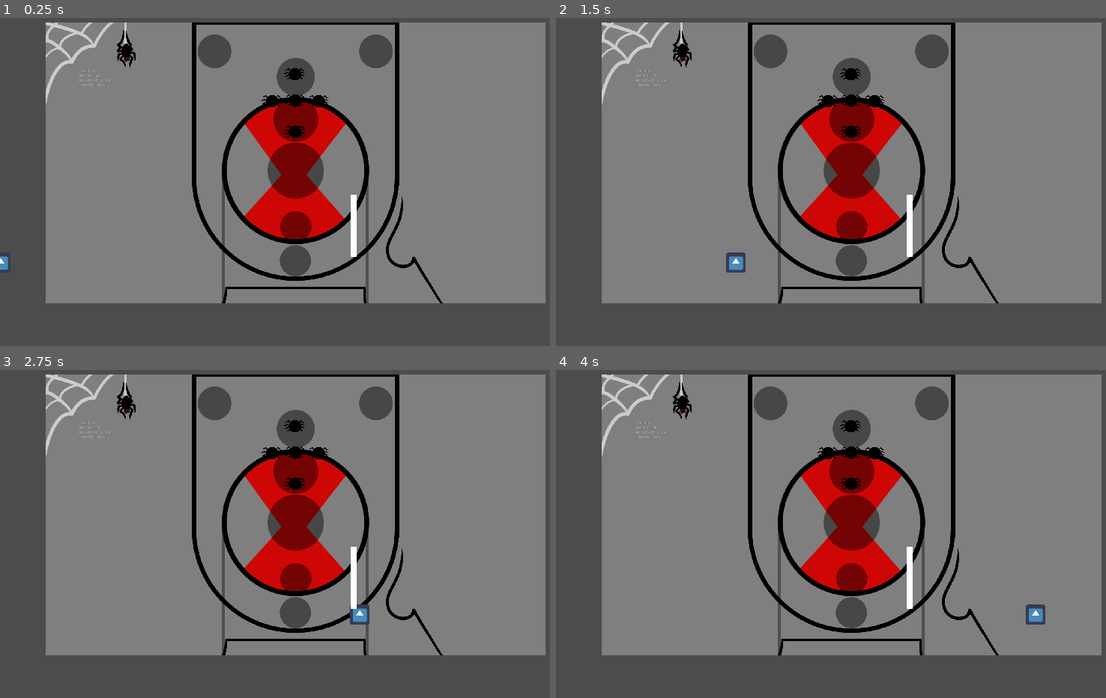
Above: before the commit, frames 1-4 (two rows, left to right).
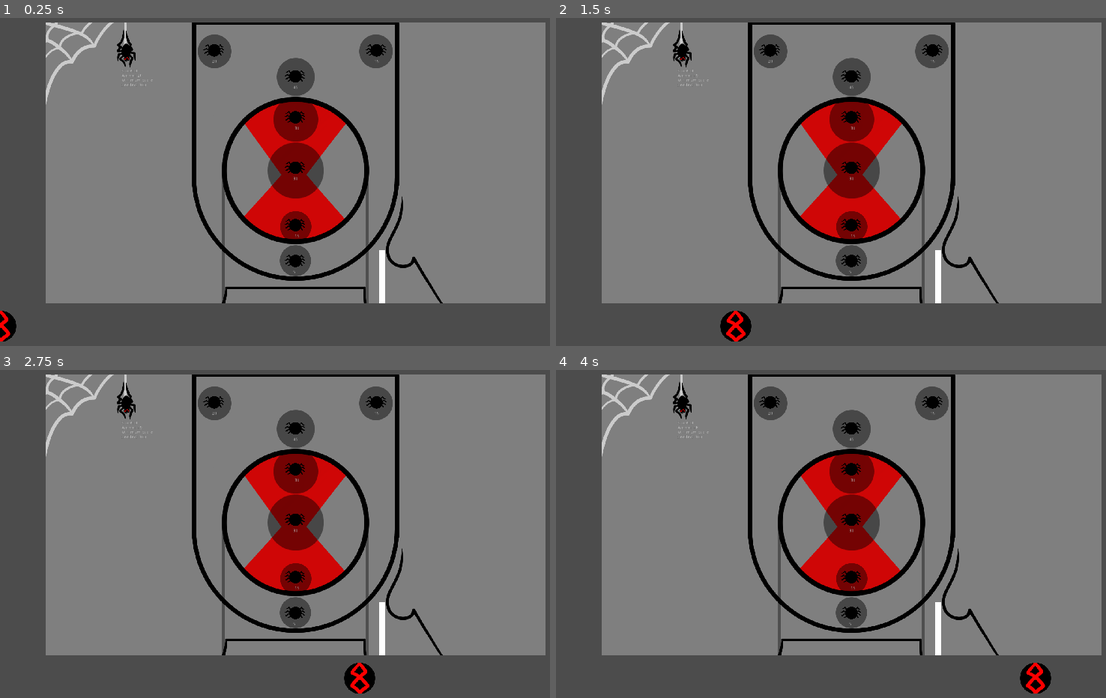
Above: after the commit, the same moments.

Repository: yimmit303/Creepy_Clown_Carnival
Game: Godot game, scene res://Minigames/Skeeball Game/Skeeball Game.tscn
The game is run twice, just before and just after one commit, with the same random seed, the same clock (stepped at 60 frames per second) and the same inputs. This scene is started directly instead of the project's main scene. The engine's default icon, where the game draws it, is replaced by a stand-in: a white triangle on a blue panel in a dark square.
Inputs (mouse positions are in pixels of both pictures, inside the frame that each line leads up to):
- Up to frame 1 (0.25 s): no input
- Up to frame 2 (1.5 s): tap Enter at 0.5 s; move the mouse to (660, 77) at 0.52 s; hold D (move_right) 0.53-1.28 s; tap E (select) at 0.6, 1.35 s; click (660, 77) at 0.67 s; tap Space (move_jump) at 0.77, 1.25 s; move the mouse to (737, 195) at 1.27 s; hold S (move_back) from 1.28 s (still down)
- Up to frame 3 (2.75 s): tap Space (move_jump) at 1.52 s; tap Enter at 2 s; move the mouse to (357, 455) at 2.02 s; release S (move_back) at 2.03 s; hold D (move_right) from 2.03 s (still down); tap E (select) at 2.1 s
- Up to frame 4 (4 s): tap Space (move_jump) at 2.75, 3.02, 3.77 s; move the mouse to (825, 599) at 2.77 s; release D (move_right) at 2.78 s; hold W (move_forward) 2.78-3.53 s; tap E (select) at 2.85, 3.6 s; click (825, 599) at 2.92 s; tap Enter at 3.5 s; move the mouse to (1034, 579) at 3.52 s; hold A (move_left) from 3.53 s (still down)

The runs differ from the first frame. In frame 1, 1.6% of the frame differs, in the area x 0-71%, y 7-99%; in frame 2, 1.9%; in frame 3, 1.9%; in frame 4, 1.9%, in the area x 14-91%, y 7-99%.

Commit message:
finished skeeball

Diff:
--- a/Minigames/Skeeball Game/Skeeball Game.tscn
+++ b/Minigames/Skeeball Game/Skeeball Game.tscn
@@ -6,7 +6,7 @@
 [ext_resource path="res://Minigames/Skeeball Game/ProgressBar.gd" type="Script" id=4]
 [ext_resource path="res://Minigames/Effects/one.png" type="Texture" id=5]
 [ext_resource path="res://Minigames/Effects/Scoreboard.tscn" type="PackedScene" id=6]
-[ext_resource path="res://Main_Level/Sounds/Carnival_Theme.ogg" type="AudioStream" id=7]
+[ext_resource path="res://Minigames/Skeeball Game/Sounds/Skeeball.ogg" type="AudioStream" id=7]
 [ext_resource path="res://Minigames/Effects/WinScreen.tscn" type="PackedScene" id=8]
 [ext_resource path="res://Minigames/Effects/LoseScreen.tscn" type="PackedScene" id=9]
 
@@ -17,14 +17,14 @@
 position = Vector2( 946.288, 487.72 )
 
 [node name="Skeeball_Spawner" parent="." instance=ExtResource( 2 )]
-position = Vector2( 945.167, 808.381 )
+position = Vector2( 945.167, 1011.71 )
 
 [node name="ProgressBar" type="TextureProgress" parent="."]
-margin_left = 1122.99
-margin_top = 590.489
-margin_right = 1123.99
-margin_bottom = 591.489
-rect_scale = Vector2( 20, 200 )
+margin_left = 1214.25
+margin_top = 767.604
+margin_right = 1215.25
+margin_bottom = 768.604
+rect_scale = Vector2( 20, 170 )
 texture_under = ExtResource( 5 )
 texture_progress = ExtResource( 5 )
 fill_mode = 3
@@ -38,6 +38,8 @@
 stream = ExtResource( 7 )
 
 [node name="Scoreboard" parent="." instance=ExtResource( 6 )]
+margin_left = 388.843
+margin_right = 545.843
 
 [node name="LoseScreen" parent="." instance=ExtResource( 9 )]
 position = Vector2( 951.425, 470.679 )
--- a/Minigames/Skeeball Game/Skeeball.tscn
+++ b/Minigames/Skeeball Game/Skeeball.tscn
@@ -1,6 +1,6 @@
 [gd_scene load_steps=4 format=2]
 
-[ext_resource path="res://icon.png" type="Texture" id=1]
+[ext_resource path="res://Minigames/Skeeball Game/Sprites/Ball-WIP.png" type="Texture" id=1]
 [ext_resource path="res://Minigames/Skeeball Game/Skeeball.gd" type="Script" id=2]
 
 [sub_resource type="CircleShape2D" id=1]
--- a/Minigames/Skeeball Game/Skeeball_Ramp.tscn
+++ b/Minigames/Skeeball Game/Skeeball_Ramp.tscn
@@ -5,13 +5,13 @@
 [ext_resource path="res://Minigames/Skeeball Game/Skeeball_Ramp.gd" type="Script" id=3]
 
 [sub_resource type="RectangleShape2D" id=1]
-extents = Vector2( 159.202, 10 )
+extents = Vector2( 164.342, 10 )
 
 [sub_resource type="RectangleShape2D" id=2]
-extents = Vector2( 159.333, 10 )
+extents = Vector2( 307.121, 10 )
 
 [sub_resource type="RectangleShape2D" id=3]
-extents = Vector2( 10, 348.683 )
+extents = Vector2( 10, 214.989 )
 
 [node name="Skeeball_Ramp" type="StaticBody2D"]
 script = ExtResource( 3 )
@@ -20,46 +20,69 @@
 texture = ExtResource( 1 )
 
 [node name="CollisionShape2D" type="CollisionShape2D" parent="."]
-position = Vector2( 0, -37.6014 )
+position = Vector2( 0, 386.184 )
 shape = SubResource( 1 )
 one_way_collision = true
 
 [node name="CollisionShape2D2" type="CollisionShape2D" parent="."]
-position = Vector2( 16.3605, -409.673 )
+position = Vector2( -3.44419, -485.006 )
 rotation = -0.0836291
 scale = Vector2( 1.69801, 1 )
 shape = SubResource( 2 )
 one_way_collision = true
 
 [node name="CollisionShape2D3" type="CollisionShape2D" parent="."]
-position = Vector2( -150.391, 0 )
+position = Vector2( -343.92, 0 )
 shape = SubResource( 3 )
 
 [node name="CollisionShape2D4" type="CollisionShape2D" parent="."]
-position = Vector2( 148.184, 0 )
+position = Vector2( 342.419, 0.70636 )
 shape = SubResource( 3 )
 
 [node name="Skeehole_B" parent="." instance=ExtResource( 2 )]
+position = Vector2( 0, 315 )
 score = 5
 
 [node name="Skeehole_M" parent="." instance=ExtResource( 2 )]
-position = Vector2( -0.665466, -198.942 )
+position = Vector2( 0, 200 )
 score = -15
 
 [node name="Skeehole_T" parent="." instance=ExtResource( 2 )]
-position = Vector2( -1.33093, -283.332 )
+position = Vector2( 0, 16 )
 score = 30
 
 [node name="Skeehole_L" parent="." instance=ExtResource( 2 )]
-position = Vector2( -74.8263, -197.238 )
-score = 10
+position = Vector2( -260, -360 )
+score = 20
 
 [node name="Skeehole_R" parent="." instance=ExtResource( 2 )]
-position = Vector2( 74.1737, -197.238 )
-score = 10
+position = Vector2( 260, -360 )
+score = 15
+
+[node name="CollisionShape2D5" type="CollisionShape2D" parent="."]
+position = Vector2( -233.597, 293.635 )
+rotation = 0.618532
+shape = SubResource( 1 )
+one_way_collision = true
+
+[node name="CollisionShape2D6" type="CollisionShape2D" parent="."]
+position = Vector2( 234.042, 293.635 )
+rotation = -0.617847
+shape = SubResource( 1 )
+one_way_collision = true
+
+[node name="Skeehole_M2" parent="." instance=ExtResource( 2 )]
+position = Vector2( 0, -145.385 )
+score = -30
+
+[node name="Skeehole_T2" parent="." instance=ExtResource( 2 )]
+position = Vector2( 0, -276.657 )
+score = 45
 
 [connection signal="score_hit" from="Skeehole_B" to="." method="_on_Skeehole_score_hit"]
 [connection signal="score_hit" from="Skeehole_M" to="." method="_on_Skeehole_score_hit"]
 [connection signal="score_hit" from="Skeehole_T" to="." method="_on_Skeehole_score_hit"]
 [connection signal="score_hit" from="Skeehole_L" to="." method="_on_Skeehole_score_hit"]
 [connection signal="score_hit" from="Skeehole_R" to="." method="_on_Skeehole_score_hit"]
+[connection signal="score_hit" from="Skeehole_M2" to="." method="_on_Skeehole_score_hit"]
+[connection signal="score_hit" from="Skeehole_T2" to="." method="_on_Skeehole_score_hit"]
--- a/Minigames/Skeeball Game/Skeeball_Spawner.tscn
+++ b/Minigames/Skeeball Game/Skeeball_Spawner.tscn
@@ -1,7 +1,7 @@
 [gd_scene load_steps=3 format=2]
 
 [ext_resource path="res://Minigames/Skeeball Game/Skeeball_Spawner.gd" type="Script" id=1]
-[ext_resource path="res://icon.png" type="Texture" id=2]
+[ext_resource path="res://Minigames/Skeeball Game/Sprites/Ball-WIP.png" type="Texture" id=2]
 
 [node name="Skeeball_Spawner" type="Node2D"]
 script = ExtResource( 1 )
--- a/Minigames/Skeeball Game/Skeehole.gd
+++ b/Minigames/Skeeball Game/Skeehole.gd
@@ -5,7 +5,7 @@
 signal score_hit(val)
 
 func _ready():
-	pass # Replace with function body.
+	$Scorething.text = str(score)
 
 
 func _on_Skeehole_body_entered(body):
--- a/Minigames/Skeeball Game/Skeehole.tscn
+++ b/Minigames/Skeeball Game/Skeehole.tscn
@@ -18,4 +18,14 @@
 scale = Vector2( 0.4, 0.4 )
 texture = ExtResource( 2 )
 
+[node name="Scorething" type="RichTextLabel" parent="."]
+margin_left = -8.19957
+margin_top = 28.7175
+margin_right = 31.8004
+margin_bottom = 68.7175
+text = "XX"
+__meta__ = {
+"_edit_use_anchors_": false
+}
+
 [connection signal="body_entered" from="." to="." method="_on_Skeehole_body_entered"]
Not shown, added: Minigames/Skeeball Game/Sounds/Skeeball.ogg.import
Not shown, added: Minigames/Skeeball Game/Sounds/Skeeball.ogg
